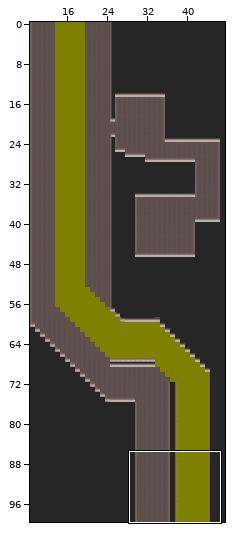
One commit to this Tiled map: resources/scenes/map/sewageSection.tmx. The picture above shows the old version from afar; the outline marks the close-up.
Close-up. First the earlier version:
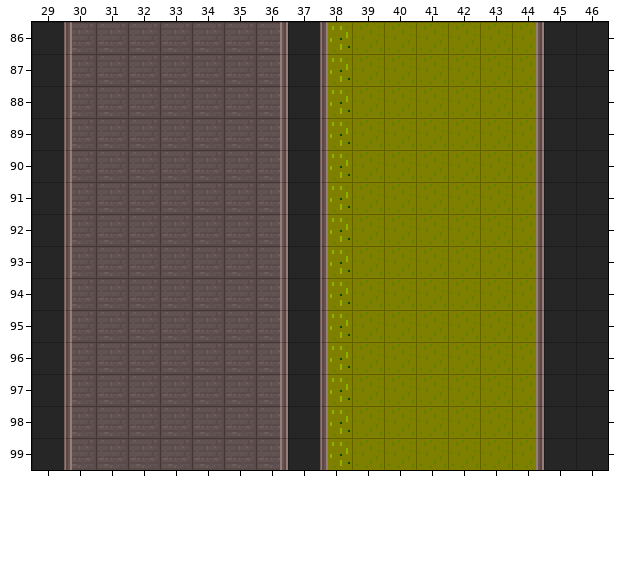
Cells are 16x16 px. Shown: x 29..46, y 86..99. The commit also changed other parts of the map, which this record leaves out. Tiles whose own drawing changed are shown in their newer look in all pictures.
Once edited:
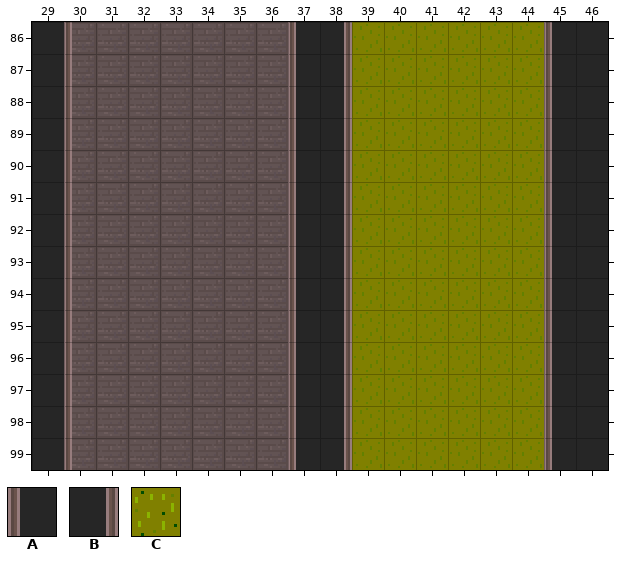
Key: from "FULL_DESERT_TILESET_WIP": A 183, B 188, C 406.
_ is an empty cell.
Edits made:
{"where": "layer \"Floor, background and sewage\""}
{"y":86,"x":38,"old":"C","new":"_"}
{"y":87,"x":38,"old":"C","new":"_"}
{"y":88,"x":38,"old":"C","new":"_"}
{"y":89,"x":38,"old":"C","new":"_"}
{"y":90,"x":38,"old":"C","new":"_"}
{"y":91,"x":38,"old":"C","new":"_"}
{"y":92,"x":38,"old":"C","new":"_"}
{"y":93,"x":38,"old":"C","new":"_"}
{"y":94,"x":38,"old":"C","new":"_"}
{"y":95,"x":38,"old":"C","new":"_"}
{"y":96,"x":38,"old":"C","new":"_"}
{"y":97,"x":38,"old":"C","new":"_"}
{"y":98,"x":38,"old":"C","new":"_"}
{"y":99,"x":38,"old":"C","new":"_"}
{"where": "layer \"Barriers\""}
{"y":86,"x":36,"old":"B_A","new":"_AB"}
{"y":86,"x":44,"old":"B_","new":"_A"}
{"y":87,"x":36,"old":"B_A","new":"_AB"}
{"y":87,"x":44,"old":"B_","new":"_A"}
{"y":88,"x":36,"old":"B_A","new":"_AB"}
{"y":88,"x":44,"old":"B_","new":"_A"}
{"y":89,"x":36,"old":"B_A","new":"_AB"}
{"y":89,"x":44,"old":"B_","new":"_A"}
{"y":90,"x":36,"old":"B_A","new":"_AB"}
{"y":90,"x":44,"old":"B_","new":"_A"}
{"y":91,"x":36,"old":"B_A","new":"_AB"}
{"y":91,"x":44,"old":"B_","new":"_A"}
{"y":92,"x":36,"old":"B_A","new":"_AB"}
{"y":92,"x":44,"old":"B_","new":"_A"}
{"y":93,"x":36,"old":"B_A","new":"_AB"}
{"y":93,"x":44,"old":"B_","new":"_A"}
{"y":94,"x":36,"old":"B_A","new":"_AB"}
{"y":94,"x":44,"old":"B_","new":"_A"}
{"y":95,"x":36,"old":"B_A","new":"_AB"}
{"y":95,"x":44,"old":"B_","new":"_A"}
{"y":96,"x":36,"old":"B_A","new":"_AB"}
{"y":96,"x":44,"old":"B_","new":"_A"}
{"y":97,"x":36,"old":"B_A","new":"_AB"}
{"y":97,"x":44,"old":"B_","new":"_A"}
{"y":98,"x":36,"old":"B_A","new":"_AB"}
{"y":98,"x":44,"old":"B_","new":"_A"}
{"y":99,"x":36,"old":"B_A","new":"_AB"}
{"y":99,"x":44,"old":"B_","new":"_A"}
